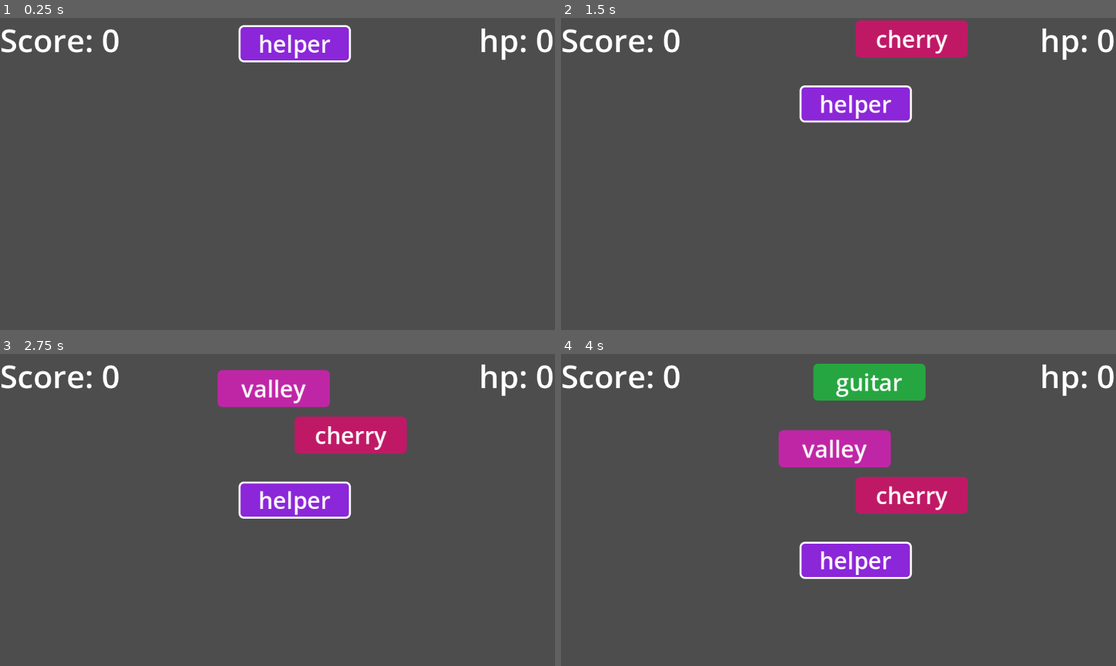
Above: before the commit, frames 1-4 (two rows, left to right).
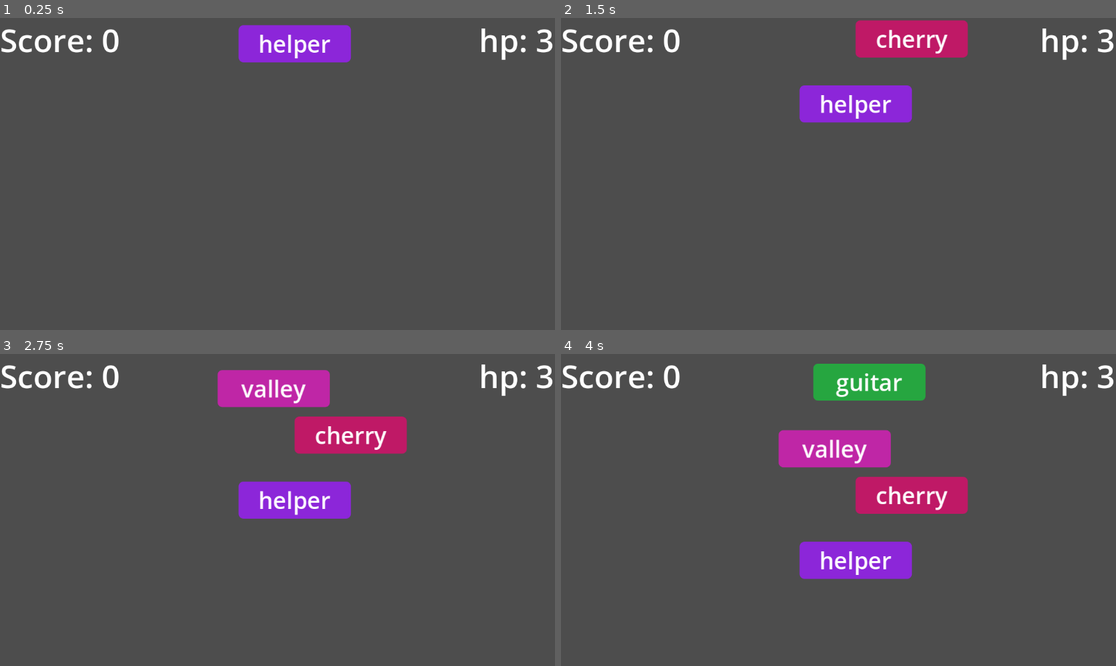
Above: after the commit, the same moments.

Repository: HuLunTunTao/godot_typing
Game: Godot game, scene res://Pages/MainPage.tscn
The game is run twice, just before and just after one commit, with the same random seed, the same clock (stepped at 60 frames per second) and the same inputs.
Inputs:
- Up to frame 1 (0.25 s): no input
- Up to frame 2 (1.5 s): tap Enter at 0.5 s
- Up to frame 3 (2.75 s): no input
- Up to frame 4 (4 s): no input

The runs differ from the first frame. In frame 1, 0.5% of the frame differs, in the area x 42-100%, y 2-15%; in frame 2, 0.5%, in the area x 42-100%, y 3-34%; in frame 3, 0.5%; in frame 4, 0.5%.

Commit message:
添加了清屏功能并优化相关逻辑

Diff:
--- a/Components/words_card.gd
+++ b/Components/words_card.gd
@@ -69,13 +69,15 @@
 
 		if word.length()>0 and word[0].to_lower()==ch.to_lower():
 			word = word.substr(1, word.length() - 1)
+			if word == "":
+				is_done = true
 
 func _process(delta):
 	position.y+=moving_speed*delta
 
-	if position.y > get_viewport_rect().size.y:
+	if position.y > get_viewport_rect().size.y and not is_done:
+		is_done = true
 		word_missed.emit()
-		is_done=true
 
 
 
--- a/Models/queue.gd
+++ b/Models/queue.gd
@@ -16,5 +16,13 @@
         _head = 0
     return v
 
+func top():
+    if _head >= _data.size():
+        return null
+    return _data[_head]
+
+func size():
+    return _data.size() - _head
+
 func is_empty():
     return _head >= _data.size()
--- a/Pages/main_page.gd
+++ b/Pages/main_page.gd
@@ -55,28 +55,34 @@
 
 func word_miss():
 	hp -= 1
+	clear_window()
 	if(hp <= 0):
 		game_over()
 
-	next_card_focus()
-
 func word_finish():
 	score+=1
-
 	next_card_focus()
 
 func next_card_focus():
-	var word_card=word_card_queue.pop()
-	while word_card == null or word_card.is_done:
-		word_card=word_card_queue.pop()
+	while word_card_queue.size() > 0:
+		var word_card = word_card_queue.pop()
+		if is_instance_valid(word_card) and not word_card.is_done:
+			word_card.is_on_focus = true
+			return
 
-	word_card.is_on_focus=true
+func clear_window():
+	# 清理所有正在显示的单词卡片
+	for child in get_children():
+		if child is WordsCard:
+			child.is_done = true
+			child.queue_free()
 
+	# 清空队列
+	while word_card_queue.size() > 0:
+		word_card_queue.pop()
 
 func game_over():
 	print("game over")
-
-
 
 func game_start():
 	while true:
@@ -90,8 +96,7 @@
 		await word_generation_timer.timeout
 
 func _ready():
-	hp=0
+	hp=3
 	score=0
 	load_words("res://Assets/words.txt")
 	game_start()
-	next_card_focus()
